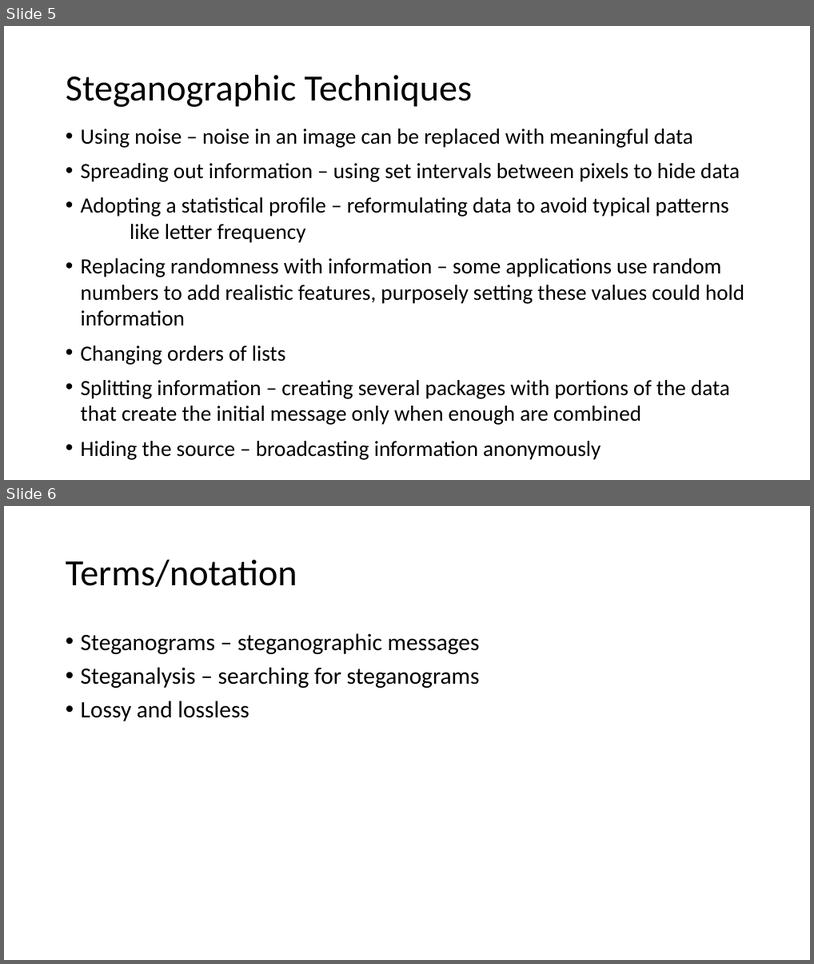
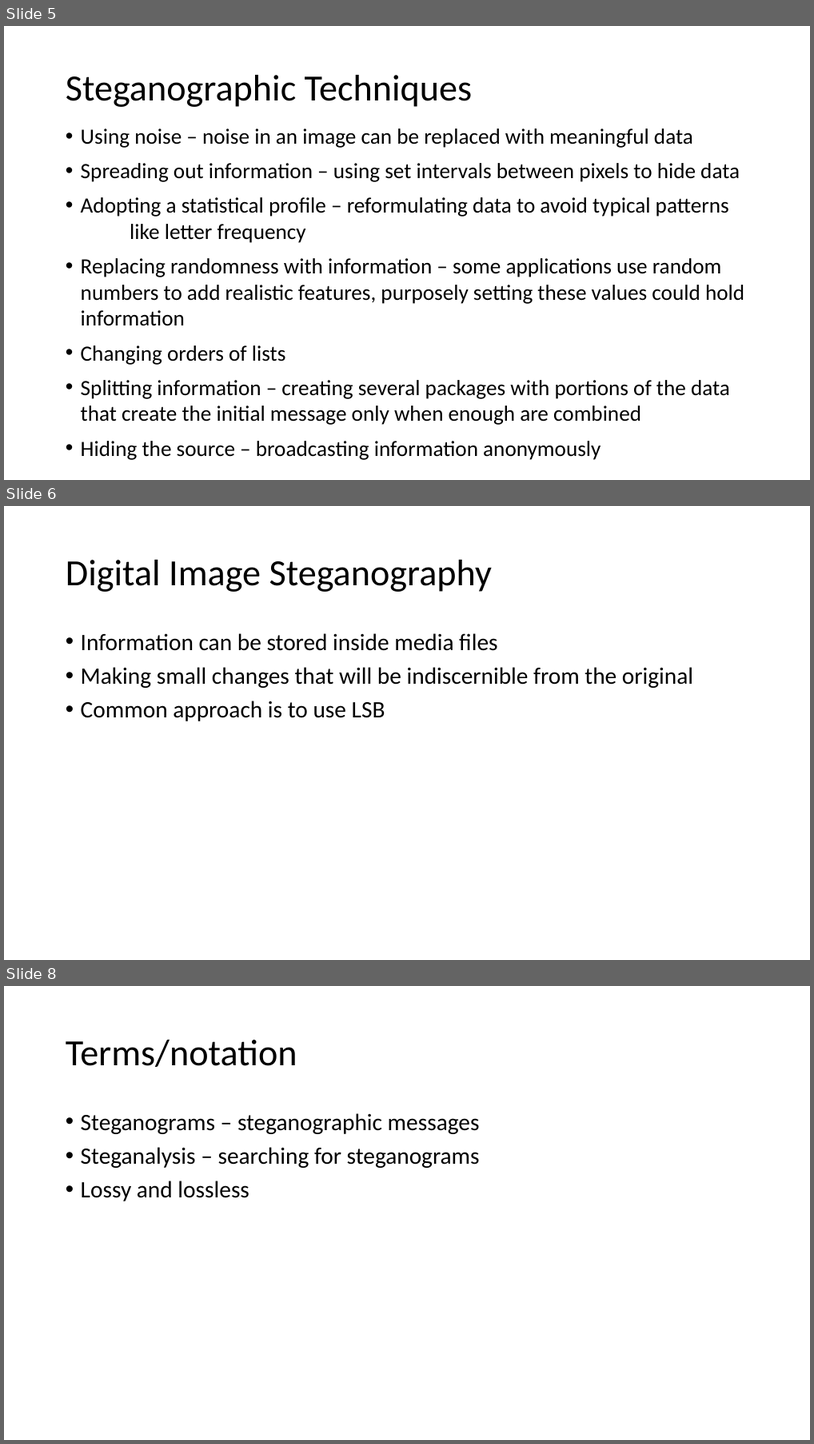
Before and after one commit to crussell2021/SteganographyProject, a slide deck: Documents/Presentation.pptx. Shown one above the other, each under a label of ours: slides 5 and 6 before the commit, slides 5, 6 and 8 after it; the slides between them are not shown. The pictures are 814x964 and 814x1444 pixels, drawn with LibreOffice and Linux fonts; fonts in the diff are those of the drawing. Boxes give left, top, right and bottom in pixels: in the first picture for what was removed or moved away, otherwise in the second. Text is boxed around its words. In the diff, an @@ line names an element or a change of style, - is before the commit and + after.

Commit message:
added slide for digital image steganography

```diff
--- a/Documents/Presentation.pptx
+++ b/Documents/Presentation.pptx
@@ slide 6 added at <box>4,506,810,960</box>, background #FFFFFF @@
@@ title added at <box>66,560,492,592</box>, 44 pt, text #000000 @@
+Digital Image Steganography
@@ text added at <box>81,633,694,721</box>, 28 pt, text #000000 @@
+• Information can be stored inside media files
+• Making small changes that will be indiscernible from the original
+• Common approach is to use LSB
@@ what was slide 6 is now slide 8 @@
```
Also in this commit, not shown: 3 slides changed.
